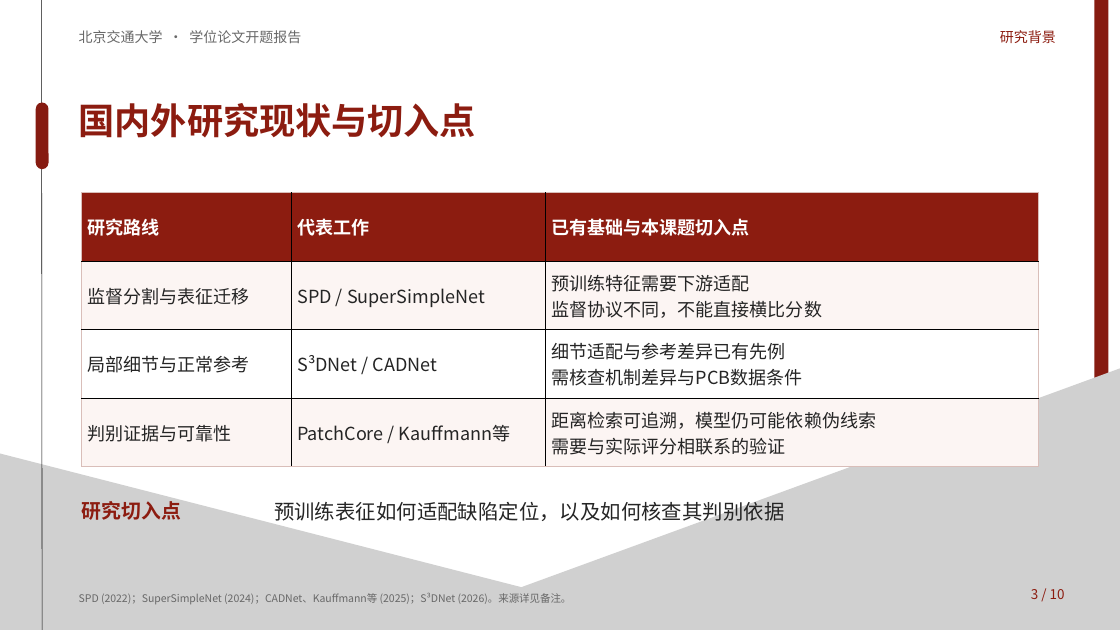
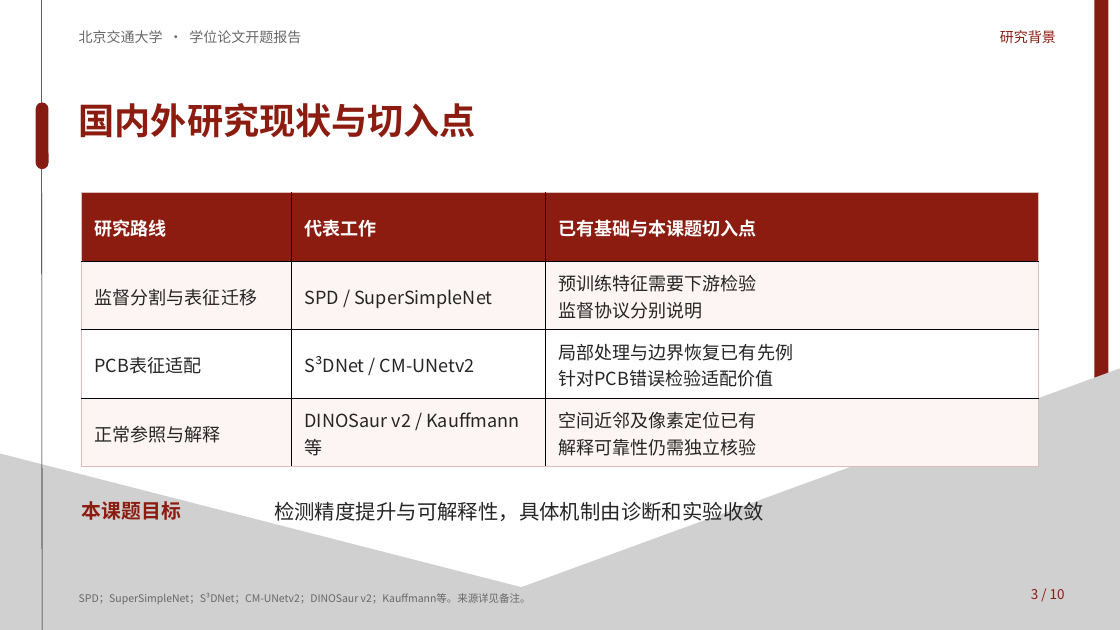
Before and after one commit to lrw-666/AI_Try, a slide deck: slide 3 of docs/presentations/pcb-thesis-proposal/pcb-thesis-proposal-draft.pptx. Drawn at 1120x630 pixels with LibreOffice and Linux fonts; fonts in the diff are those of the drawing; grey boxes stand for pictures. Boxes give left, top, right and bottom in pixels: in the first picture for what was removed or moved away, otherwise in the second. Text is boxed around its words. In the diff, an @@ line names an element or a change of style, - is before the commit and + after.

```diff
--- a/docs/presentations/pcb-thesis-proposal/pcb-thesis-proposal-draft.pptx
+++ b/docs/presentations/pcb-thesis-proposal/pcb-thesis-proposal-draft.pptx
@@ table at box(82, 193, 1038, 467) @@
-row 2, column 3: 预训练特征需要下游适配 / 监督协议不同，不能直接横比分数
+row 2, column 3: 预训练特征需要下游检验 / 监督协议分别说明
-row 3: 局部细节与正常参考 | S³DNet / CADNet | 细节适配与参考差异已有先例 / 需核查机制差异与PCB数据条件
+row 3: PCB表征适配 | S³DNet / CM-UNetv2 | 局部处理与边界恢复已有先例 / 针对PCB错误检验适配价值
-row 4: 判别证据与可靠性 | PatchCore / Kauffmann等 | 距离检索可追溯，模型仍可能依赖伪线索 / 需要与实际评分相联系的验证
+row 4: 正常参照与解释 | DINOSaur v2 / Kauffmann等 | 空间近邻及像素定位已有 / 解释可靠性仍需独立核验
@@ text at box(82, 498, 181, 520): text changed @@
-研究切入点
+本课题目标
@@ text at box(274, 499, 764, 525): text changed @@
-预训练表征如何适配缺陷定位，以及如何核查其判别依据
+检测精度提升与可解释性，具体机制由诊断和实验收敛
@@ text at box(79, 593, 531, 604): text changed @@
-SPD (2022)；SuperSimpleNet (2024)；CADNet、Kauffmann等 (2025)；S³DNet (2026)。来源详见备注。
+SPD；SuperSimpleNet；S³DNet；CM-UNetv2；DINOSaur v2；Kauffmann等。来源详见备注。
```
Also in this commit, not shown: 12 other slides changed, 18 other files.
